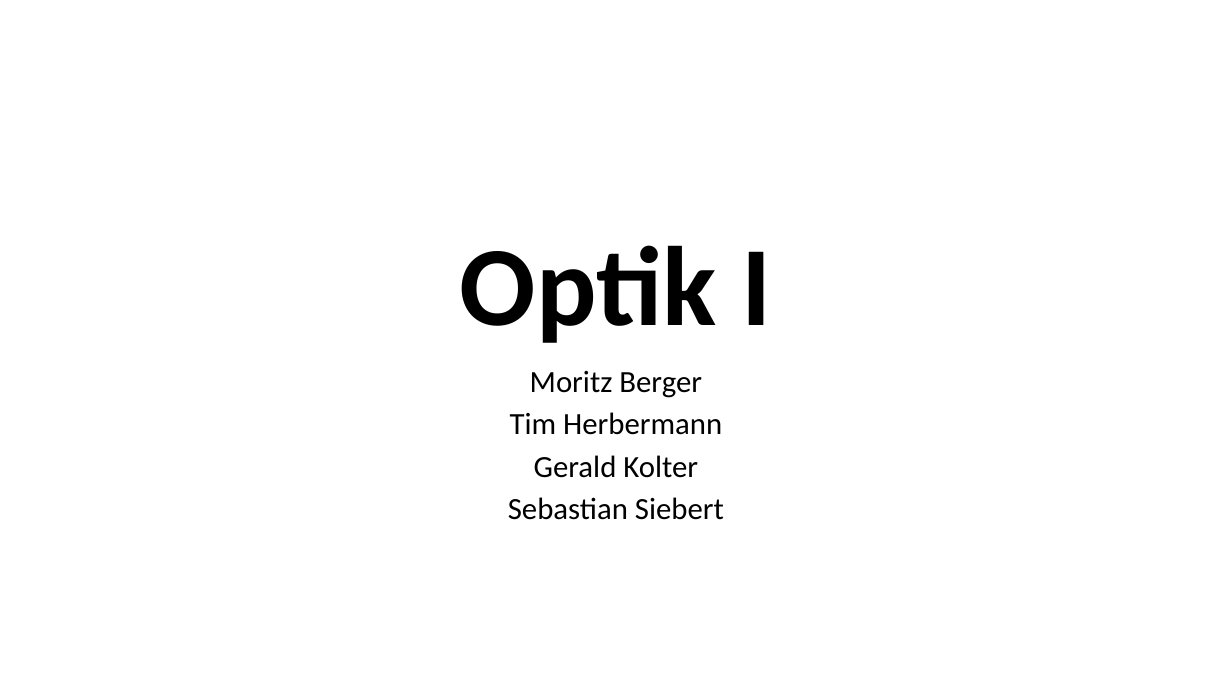
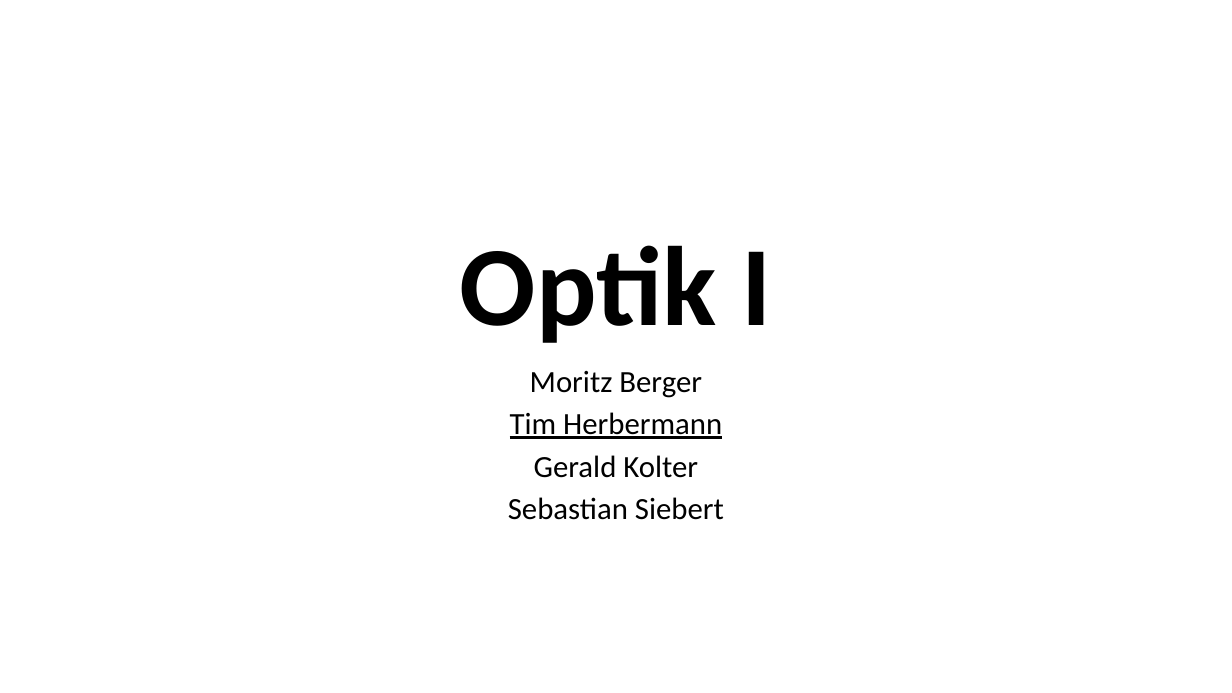
Before and after one commit to thewhitecat/grundpraktikum1, a slide deck: slide 1 of grundpraktikum2/Optik 1/Optik I.pptx. Drawn at 1232x693 pixels with LibreOffice and Linux fonts; fonts in the diff are those of the drawing. Boxes give left, top, right and bottom in pixels: in the first picture for what was removed or moved away, otherwise in the second. Text is boxed around its words. In the diff, an @@ line names an element or a change of style, - is before the commit and + after.

```diff
--- a/grundpraktikum2/Optik 1/Optik I.pptx
+++ b/grundpraktikum2/Optik 1/Optik I.pptx
@@ subtitle at box(510, 412, 722, 439): underline on in "Tim Herbermann" @@
```
Also in this commit, not shown: 3 other slides changed, 4 slides added, 1 slide removed.
